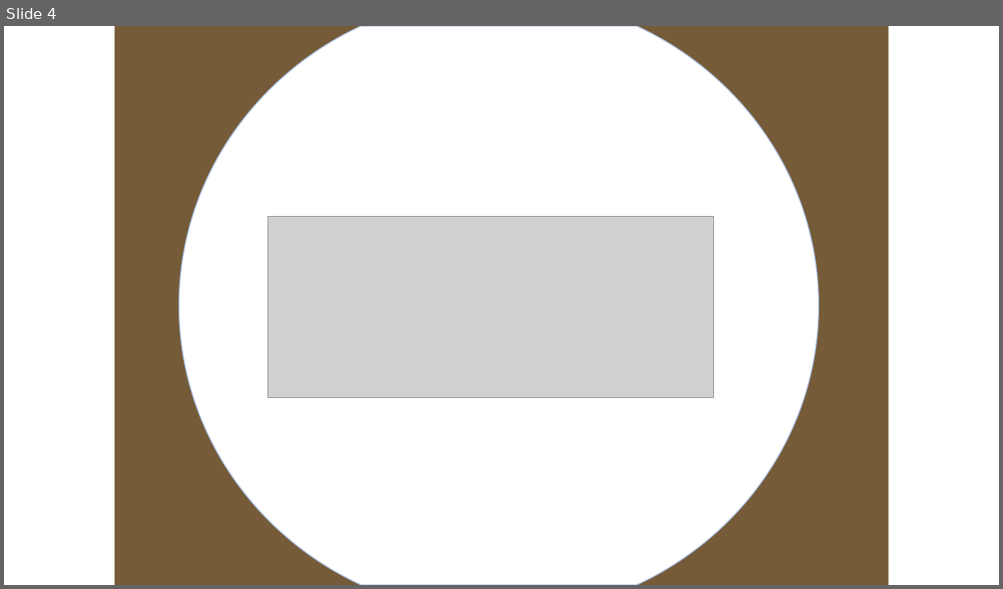
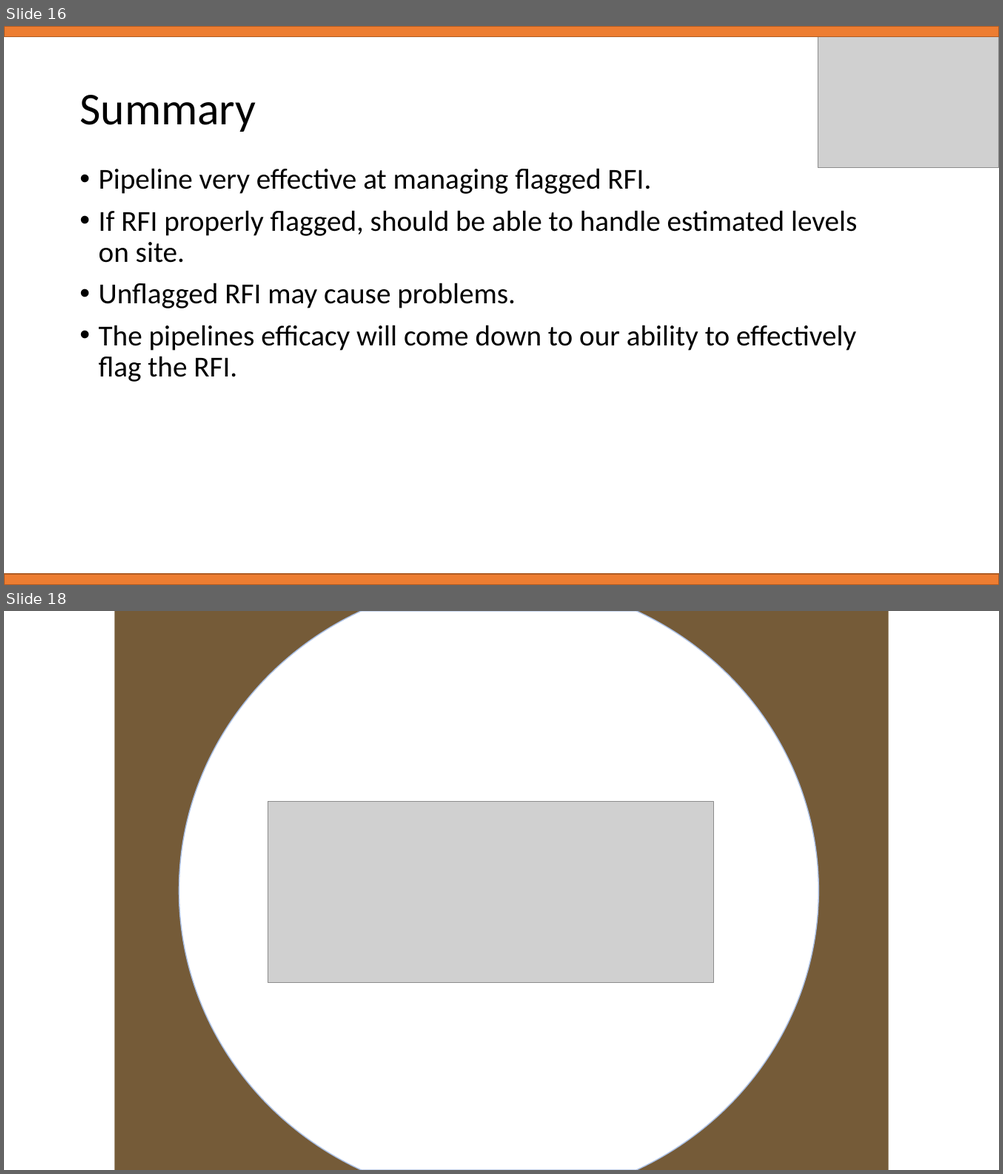
Before and after one commit to samleeney/Talks, a slide deck: RFI Management in the REACH Pipeline - REACH Conference 04-22.pptx. Shown one above the other, each under a label of ours: slide 4 before the commit, slides 16 and 18 after it; the slides between them are not shown. The pictures are 1003x589 and 1003x1174 pixels, drawn with LibreOffice and Linux fonts; fonts in the diff are those of the drawing; grey boxes stand for pictures; background and template pictures are left out. Boxes give left, top, right and bottom in pixels: in the first picture for what was removed or moved away, otherwise in the second. Text is boxed around its words. In the diff, an @@ line names an element or a change of style, - is before the commit and + after.

```diff
--- a/RFI Management in the REACH Pipeline - REACH Conference 04-22.pptx
+++ b/RFI Management in the REACH Pipeline - REACH Conference 04-22.pptx
@@ slide 16 added at [4,26,999,585], background #FFFFFF @@
@@ rectangle added at [4,26,999,37], fill #ED7D31, outline #AF5C24 1 pt @@
@@ picture added at [818,26,999,168] @@
@@ title added at [79,95,256,132], 44 pt, text #000000 @@
+Summary
@@ text added at [99,168,856,382], 28 pt, text #000000 @@
+• Pipeline very effective at managing flagged RFI.
+• If RFI properly flagged, should be able to handle estimated levels on site.
+• Unflagged RFI may cause problems.
+• The pipelines efficacy will come down to our ability to effectively flag the RFI.
@@ rectangle added at [4,574,999,585], fill #ED7D31, outline #AF5C24 1 pt @@
@@ what was slide 4 is now slide 18 @@
```
Also in this commit, not shown: 2 slides changed, 13 other slides added.
